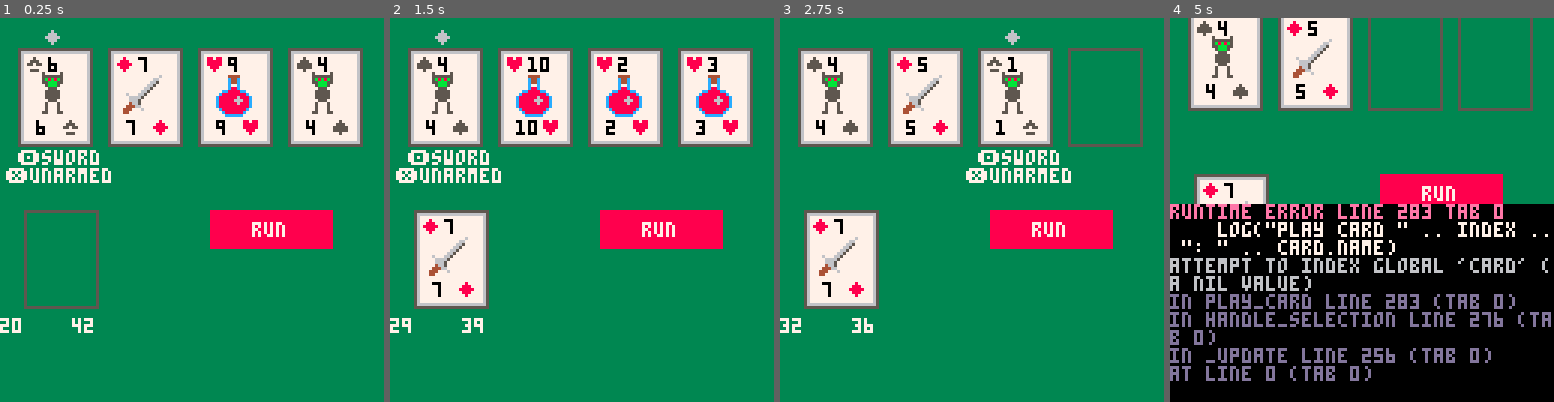
Above: before the commit, frames 1-4 (left to right).
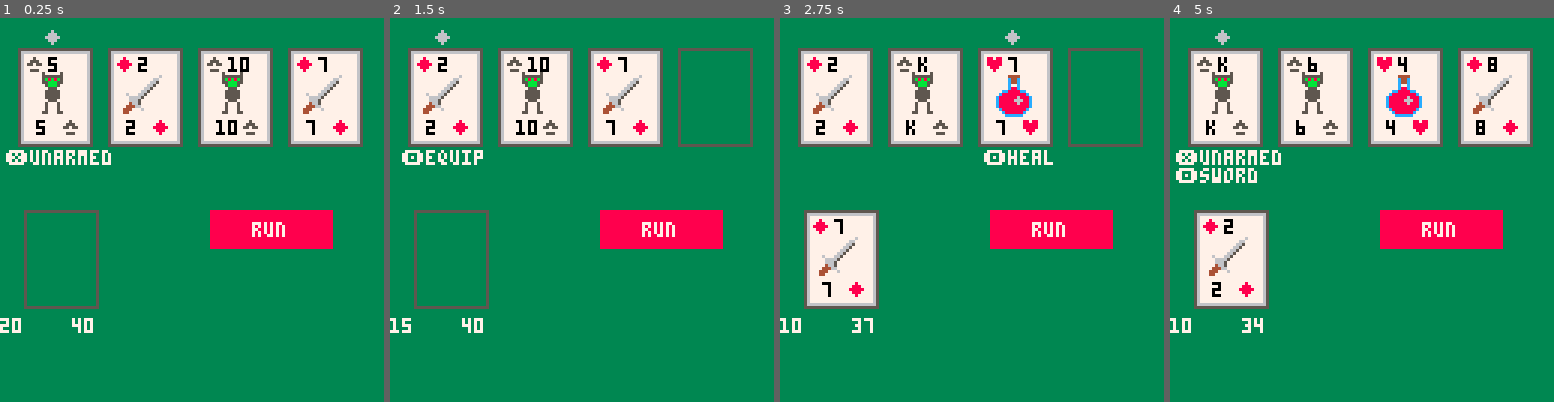
Above: after the commit, the same moments.

Repository: lukeshiner/scoundrel
Game: PICO-8 cartridge scoundrel.p8
The game is run twice, just before and just after one commit, with the same random seed, the same clock (stepped at 60 frames per second) and the same inputs.
Inputs:
- Up to frame 1 (0.25 s): no input
- Up to frame 2 (1.5 s): tap X (X key) at 0.33, 1.07 s; tap O (Z key) at 0.7 s
- Up to frame 3 (2.75 s): hold Right 1.6-2.1 s; tap O (Z key) at 1.7, 2.1, 2.5 s; tap X (X key) at 1.85 s; hold Right from 2.47 s (still down)
- Up to frame 4 (5 s): tap O (Z key) every 0.4 s from 2.9 to 4.9 s; tap X (X key) at 2.97, 4.08 s; release Right at 3.03 s; hold Left 3.08-3.58 s; hold Right 4.02-4.68 s

The runs differ from the first frame. In frame 1, 3.2% of the frame differs, in the area x 1-91%, y 10-82%; in frame 2, 13%; in frame 3, 3.7%; in frame 4, 75%, in the area x 0-100%, y 0-100%.
Error before the commit: runtime error line 283 tab 0; log("play card " .. index .. ": " .. card.name); attempt to index global 'card' (a nil value)

Commit message:
Fix weapon logic

Diff:
--- a/deck.lua
+++ b/deck.lua
@@ -18,7 +18,8 @@
         type = health,
         value = value,
         suit = hearts,
-        name = value .. " hearts"
+        name = value .. " hearts",
+        text_value = text_value(value)
     }
 end
 
@@ -27,7 +28,8 @@
         type = sword,
         value = value,
         suit = diamonds,
-        name = value .. " diamonds"
+        name = value .. " diamonds",
+        text_value = text_value(value)
     }
 end
 
@@ -36,7 +38,8 @@
         type = enemy,
         value = value,
         suit = clubs,
-        name = value .. " clubs"
+        name = value .. " clubs",
+        text_value = text_value(value)
     }
 end
 
@@ -45,13 +48,14 @@
         type = enemy,
         value = value,
         suit = spades,
-        name = value .. " spades"
+        name = value .. " spades",
+        text_value = text_value(value)
     }
 end
 
 function make_deck()
     deck = {}
-    for i = 1, 13 do
+    for i = 2, 14 do
         if i < 11 then
             add(deck, make_heart(i))
             add(deck, make_diamond(i))
@@ -70,3 +74,17 @@
     end
     return new_cards
 end
+
+function text_value(value)
+    if value == 14 then
+        return "a"
+    elseif value == 13 then
+        return "k"
+    elseif value == 12 then
+        return "q"
+    elseif value == 11 then
+        return "j"
+    else
+        return tostr(value)
+    end
+end
--- a/main.lua
+++ b/main.lua
@@ -1,5 +1,4 @@
 max_health = 20
-can_run = true
 
 function reset()
     current_health = max_health
@@ -30,31 +29,60 @@
     draw_room()
 end
 
-function handle_selection(selection_text, alternate)
+function handle_selection(selection_text, use_alternate)
     if selection_text == "run" then
-        run()
+        if room.can_run == true then
+            run()
+        end
     else
         card_index = tonum(sub(selection_text, 5))
-        play_card(card_index, alternate)
+        card = room.cards[card_index]
+        if card != nil then
+            play_card(card, use_alternate)
+        end
     end
 end
 
-function play_card(index, use_weapon)
-    local use_weapon = use_weapon or false
-    card = deli(room.cards, index)
-    log("play card " .. index .. ": " .. card.name)
-    if card.type == enemy then
-        if use_weapon == true then
-            add(weapon.defeated, card)
-        else
-            current_health = current_health - card.value
+function play_card(card, use_alternate)
+    local use_alternate = use_alternate or false
+    log("play card " .. card_index .. ": " .. card.name .. " alternate: " .. tostr(use_alternate))
+    if use_alternate == true then
+        if card.type == enemy and can_use_weapon(card) then
+            fight_with_weapon(card)
+            del(room.cards, card)
         end
-    elseif card.type == health then
-        current_health = current_health + card.value
-    elseif card.type == sword then
-        set_weapon(card)
+    else
+        if card.type == enemy then
+            fight_barehand(card)
+            del(room.cards, card)
+        elseif card.type == health then
+            take_potion(card)
+            del(room.cards, card)
+        elseif card.type == sword then
+            equip_weapon(card)
+            del(room.cards, card)
+        end
     end
     if #room.cards == 1 then
         next_room()
     end
 end
+
+function take_potion(card)
+    if room.potion_taken == false then
+        room.potion_taken = true
+        current_health = min(current_health + card.value, max_health)
+    end
+end
+
+function equip_weapon(card)
+    set_weapon(card)
+end
+
+function fight_barehand(card)
+    current_health -= card.value
+end
+
+function fight_with_weapon(card)
+    use_weapon(card)
+end
--- a/room.lua
+++ b/room.lua
@@ -1,5 +1,7 @@
 room = {
     cards = {},
+    potion_taken = false,
+    can_run = true,
     card_size = { x = 24, y = 32 },
     positions = {
         8, 40, 60, 90
@@ -17,7 +19,8 @@
 end
 
 function next_room()
-    can_run = true
+    room.can_run = true
+    room.potion_taken = false
     refill_room()
 end
 
@@ -27,7 +30,7 @@
         add(deck, card)
     end
     room.cards = {}
-    can_run = false
+    room.can_run = false
     refill_room()
 end
 
@@ -83,9 +86,9 @@
     rectfill(x + 1, y + 1, x2 - 1, y2 - 1, 7)
     rect(x + 1, y + 1, x2 - 1, y2 - 1, 6)
     spr(card.suit, x + 2, y + 2)
-    print(card.value, x + 10, y + 3, 0)
+    print(card.text_value, x + 10, y + 3, 0)
     spr(card.suit, x2 - 10, y2 - 9)
-    print(card.value, x2 - 18, y2 - 8)
+    print(card.text_value, x2 - 18, y2 - 8)
     spr(type_sprites[card.type], x + 4, y + 7, 2, 2)
 end
 
@@ -95,7 +98,7 @@
     local x2 = x + 40
     local y2 = y + 12
     local colour = 8
-    if can_run == false then
+    if room.can_run == false then
         colour = 5
     end
     rectfill(x, y, x2, y2, colour)
@@ -114,7 +117,10 @@
         instruction = "🅾️equip"
         x = x - 4
     elseif card.type == enemy then
-        instruction = " 🅾️sword\n❎unarmed"
+        instruction = "❎unarmed"
+        if can_use_weapon(card) then
+            instruction = instruction .. "\n🅾️sword"
+        end
         x = x - 6
     end
     print(instruction, x, y, 7)
--- a/weapon.lua
+++ b/weapon.lua
@@ -9,9 +9,26 @@
 end
 
 function weapon_value()
-    if #weapon.defeated > 0 then
-        return weapon.defeated[#weapon.defeated].value
+    if weapon.card == nil then
+        return 0
     else
         return weapon.card.value
     end
 end
+
+function can_use_weapon(card)
+    if card.type == enemy and weapon.card != nil then
+        if #weapon.defeated == 0 then
+            return true
+        elseif card.value < weapon.defeated[#weapon.defeated].value then
+            return true
+        end
+    end
+    return false
+end
+
+function use_weapon(card)
+    local damage = max(card.value - weapon_value(), 0)
+    add(weapon.defeated, card)
+    current_health -= damage
+end
